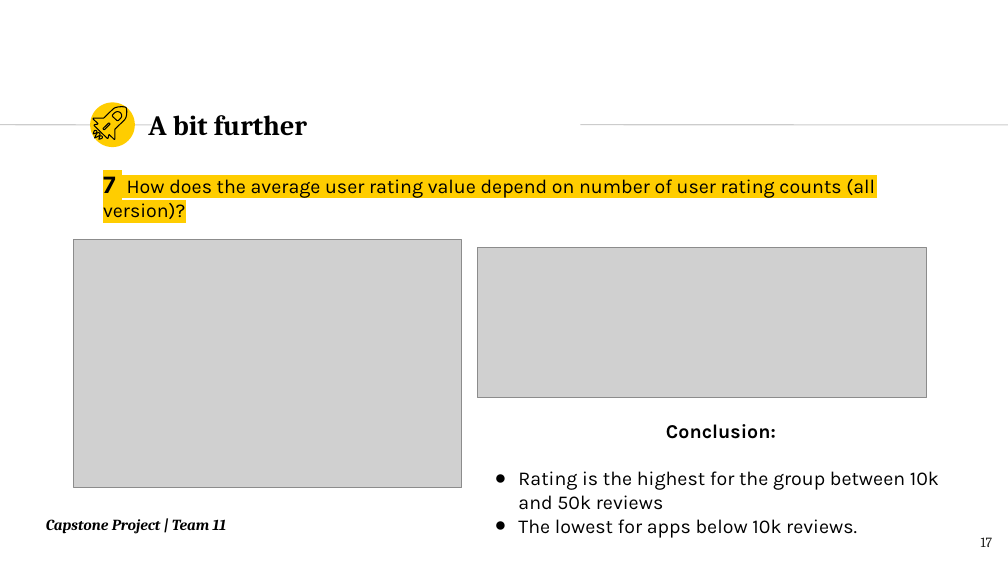
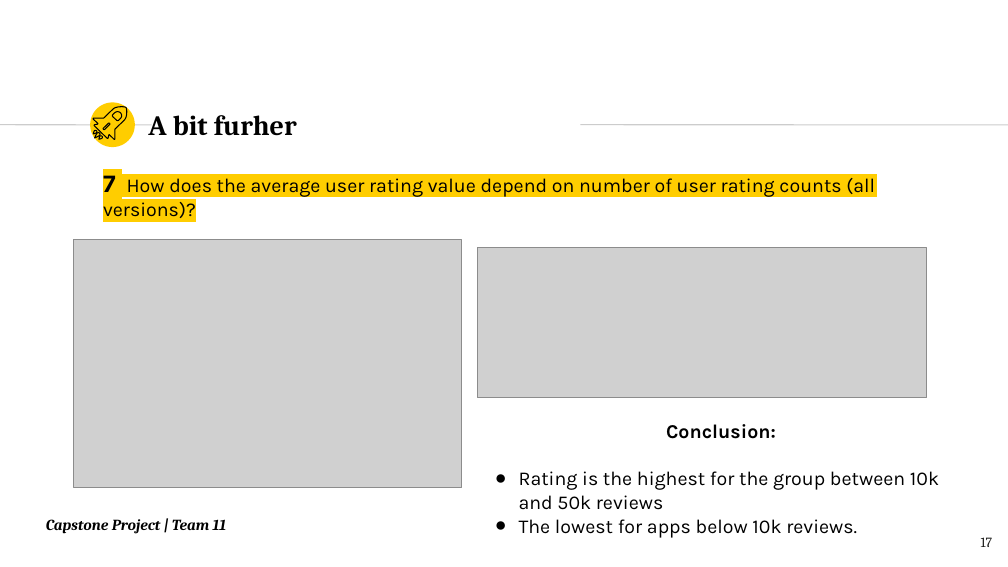
Before and after one commit to DanielaNy/Pyladies_Amsterdam_Capstone_Project, a slide deck: slide 17 of Team_11_Capstone_PyladiesAms_v.3.pptx. Drawn at 1008x567 pixels with LibreOffice and Linux fonts; fonts in the diff are those of the drawing; grey boxes stand for pictures. Boxes give left, top, right and bottom in pixels: in the first picture for what was removed or moved away, otherwise in the second. Text is boxed around its words. In the diff, an @@ line names an element or a change of style, - is before the commit and + after.

Commit message:
Minor change in presentation v 3

```diff
--- a/Team_11_Capstone_PyladiesAms_v.3.pptx
+++ b/Team_11_Capstone_PyladiesAms_v.3.pptx
@@ text at (148,115,297,136): text changed @@
-A bit further
+A bit furher
@@ text at (103,175,875,223): text changed @@
-7 How does the average user rating value depend on number of user rating counts (all version)?
+7 How does the average user rating value depend on number of user rating counts (all versions)?
```
Also in this commit, not shown: 10 other slides changed.
